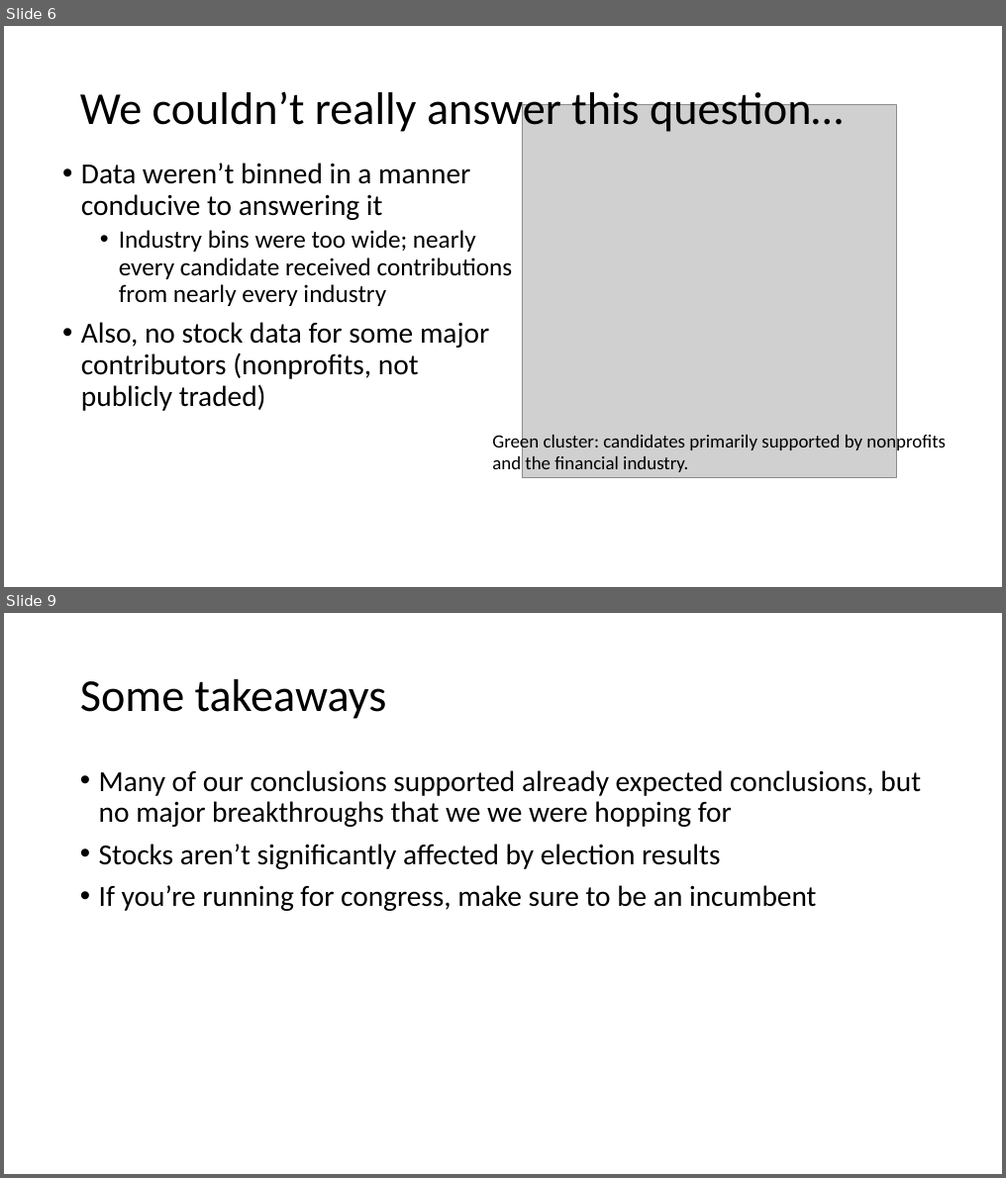
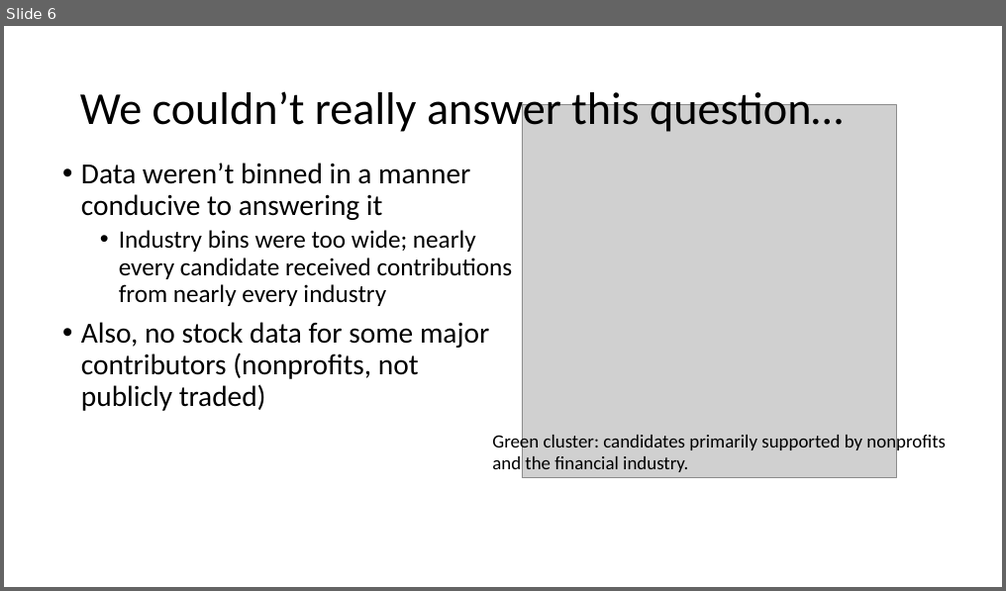
Before and after one commit to arifyali/50-percent-Chance-of-Awesome, a slide deck: Josh Slides.pptx. Shown one above the other, each under a label of ours: slides 6 and 9 before the commit, slide 6 after it; the slides between them are not shown. The pictures are 1006x1178 and 1006x591 pixels, drawn with LibreOffice and Linux fonts; fonts in the diff are those of the drawing; grey boxes stand for pictures. Boxes give left, top, right and bottom in pixels: in the first picture for what was removed or moved away, otherwise in the second. Text is boxed around its words. In the diff, an @@ line names an element or a change of style, - is before the commit and + after.

```diff
--- a/Josh Slides.pptx
+++ b/Josh Slides.pptx
@@ slide 9 removed at [4, 613, 1002, 1174], background #FFFFFF @@
@@ title removed at [80, 679, 387, 719] @@
-Some takeaways
@@ text removed at [99, 770, 921, 911] @@
-• Many of our conclusions supported already expected conclusions, but no major breakthroughs that we we were hopping for
-• Stocks aren’t significantly affected by election results
-• If you’re running for congress, make sure to be an incumbent
```
Also in this commit, not shown: 2 other slides removed.
